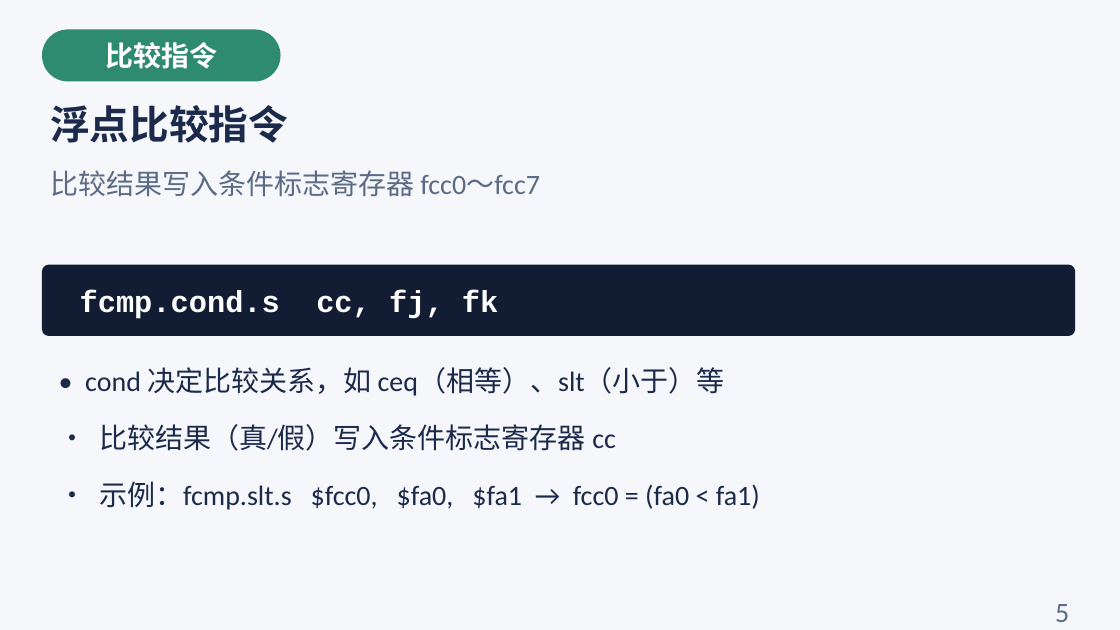
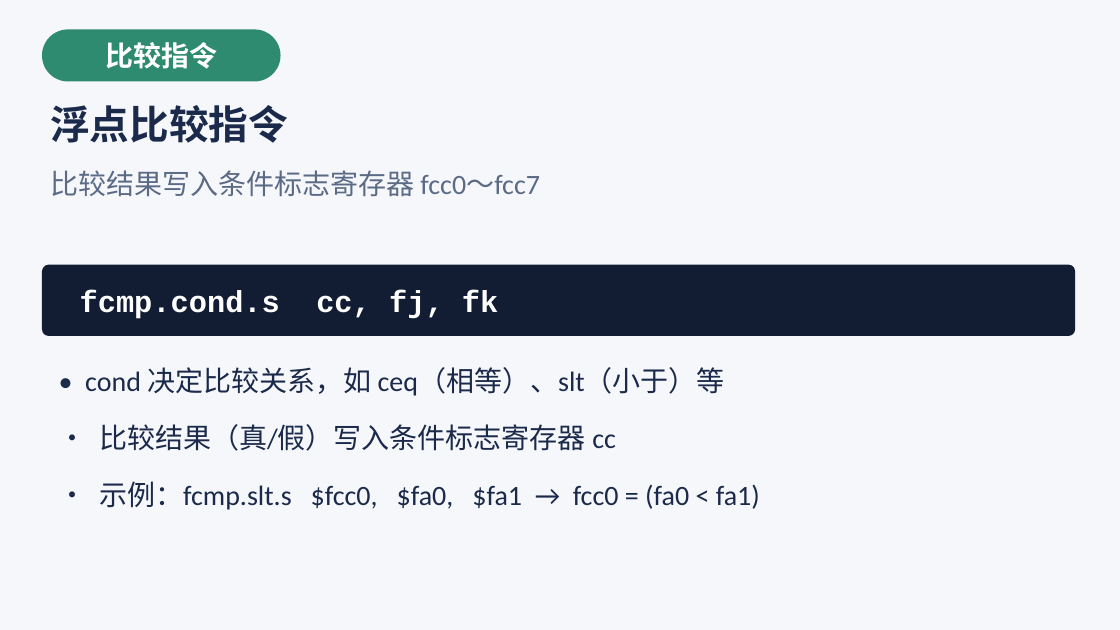
Before and after one commit to cxi218447-byte/miniOS, a slide deck: slide 76 of docs/04/04_load_store_course.pptx. Drawn at 1120x630 pixels with LibreOffice and Linux fonts; fonts in the diff are those of the drawing. Boxes give left, top, right and bottom in pixels: in the first picture for what was removed or moved away, otherwise in the second. Text is boxed around its words. In the diff, an @@ line names an element or a change of style, - is before the commit and + after.

```diff
--- a/docs/04/04_load_store_course.pptx
+++ b/docs/04/04_load_store_course.pptx
@@ text removed at (x1=1055, y1=604, x2=1069, y2=622) @@
-5
```
Also in this commit, not shown: 2 other slides changed, 18 other files.
